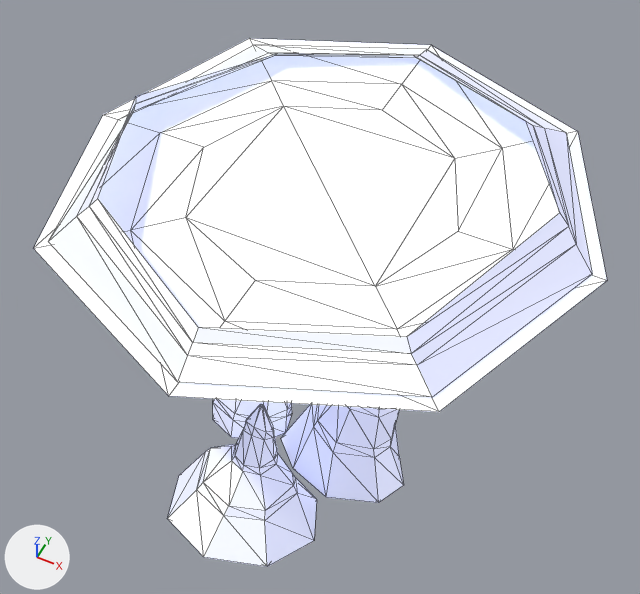
An edit to the glTF model res/models/effects/petrify1.glb, drawn before and after from the same camera.
One viewpoint serves both versions: a 50 mm camera at (1.05, -2.14, 2.06) aimed at (-0.02, -0.01, -0.59). Arrows for +X, +Y and +Z are at lower left; the lights stay in place. The older version comes first. Mesh edges are drawn as thin lines. Where no turn or scale is listed for an object, it has been applied to the vertices. Vertices at exactly the same position are counted once.

The older version as bpy lines, for what is in view:
```python
me_cylinder_007 = bpy.data.meshes.new('Cylinder.007')
me_cylinder_007.from_pydata(...)  # 56 vertices, 86 faces; spans x -0.95..1.0, y -1.01..1.01, z -0.69..-0.46
me_cylinder_007.materials.append(mat_material_002)  # white #ffffff, glowing blue #717aaa
me_cylinder_009 = bpy.data.meshes.new('Cylinder.009')
me_cylinder_009.from_pydata(...)  # 64 vertices, 124 faces; spans x -0.317..0.265, y -0.372..0.162, z -0.443..0.318
me_cylinder_009.materials.append(mat_material_002)  # white #ffffff, glowing blue #717aaa
me_cylinder_010 = bpy.data.meshes.new('Cylinder.010')
me_cylinder_010.from_pydata(...)  # 64 vertices, 124 faces; spans x -0.309..0.31, y -0.375..0.201, z -0.332..0.263
me_cylinder_010.materials.append(mat_material_002)  # white #ffffff, glowing blue #717aaa
ob_cylinder_007 = bpy.data.objects.new('Cylinder.007', me_cylinder_007)
ob_cylinder_007.location = (0.0, -0.003, 0.665)
ob_cylinder_009 = bpy.data.objects.new('Cylinder.009', me_cylinder_009)
ob_cylinder_009.location = (0.237, -0.116, -0.97)
ob_cylinder_010 = bpy.data.objects.new('Cylinder.010', me_cylinder_010)
ob_cylinder_010.location = (0.003, -0.64, -0.918)
# also in view: 'Cylinder.008' at (-0.25, -0.06, -0.73)
```
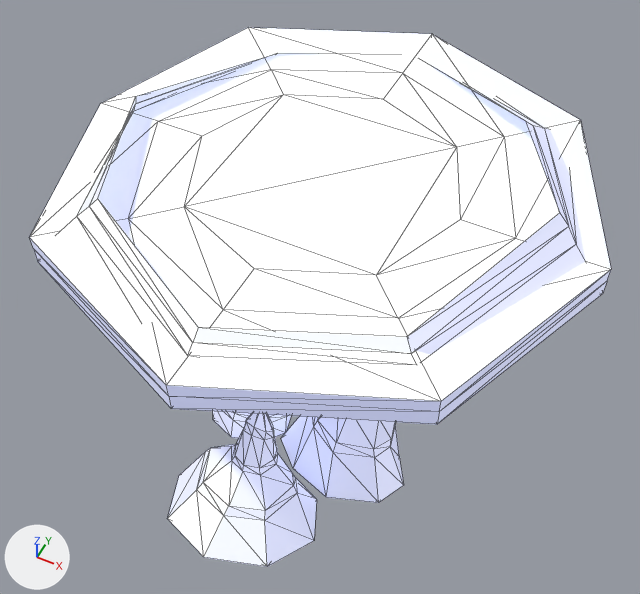
Diff of the bpy script that builds the scene:
```diff
--- a/res/models/effects/petrify1.glb.py
+++ b/res/models/effects/petrify1.glb.py
@@ me_cylinder_007 @@
 # used by ob_cylinder_007; location = (0.0, -0.003, 0.665)
-me_cylinder_007.from_pydata(...)  # 56 vertices, 86 faces; spans x -0.95..1.0, y -1.01..1.01, z -0.69..-0.46
+me_cylinder_007.from_pydata(...)  # 88 vertices, 156 faces; spans x -0.95..1.0, y -1.01..1.01, z -0.75..-0.46
+# me_cylinder_007 part 1
+# 2 vertices are removed from x -0.36..0.35, y -0.35..0.35, z -0.68
+# 12 faces are deleted
+# 14 vertices move from x -0.69..0.69, y -0.69..0.69, z -0.69..-0.68 to x -0.95..1.0, y -1.01..1.01, z -0.75..-0.74
+# 27 vertices are added at x -0.72..0.69, y -0.71..0.69, z -0.75..-0.62
+# 7 new vertices lie (0.0, 0.0, 0.05) away from vertices in x -0.95..1.0, y -1.01..1.01, z -0.68
+# 82 new faces join them
 me_cylinder_007.materials.append(mat_material_002)
```

Where the change shows, as pixel boxes (x1, y1, x2, y2) in the pictures (640 x 594 px):
'Cylinder.007', reshaped (6% taller): before (33, 38, 607, 412); after (30, 27, 611, 424)
part 1 of me_cylinder_007, built on: before (161, 81, 513, 329); after (30, 27, 611, 412)
